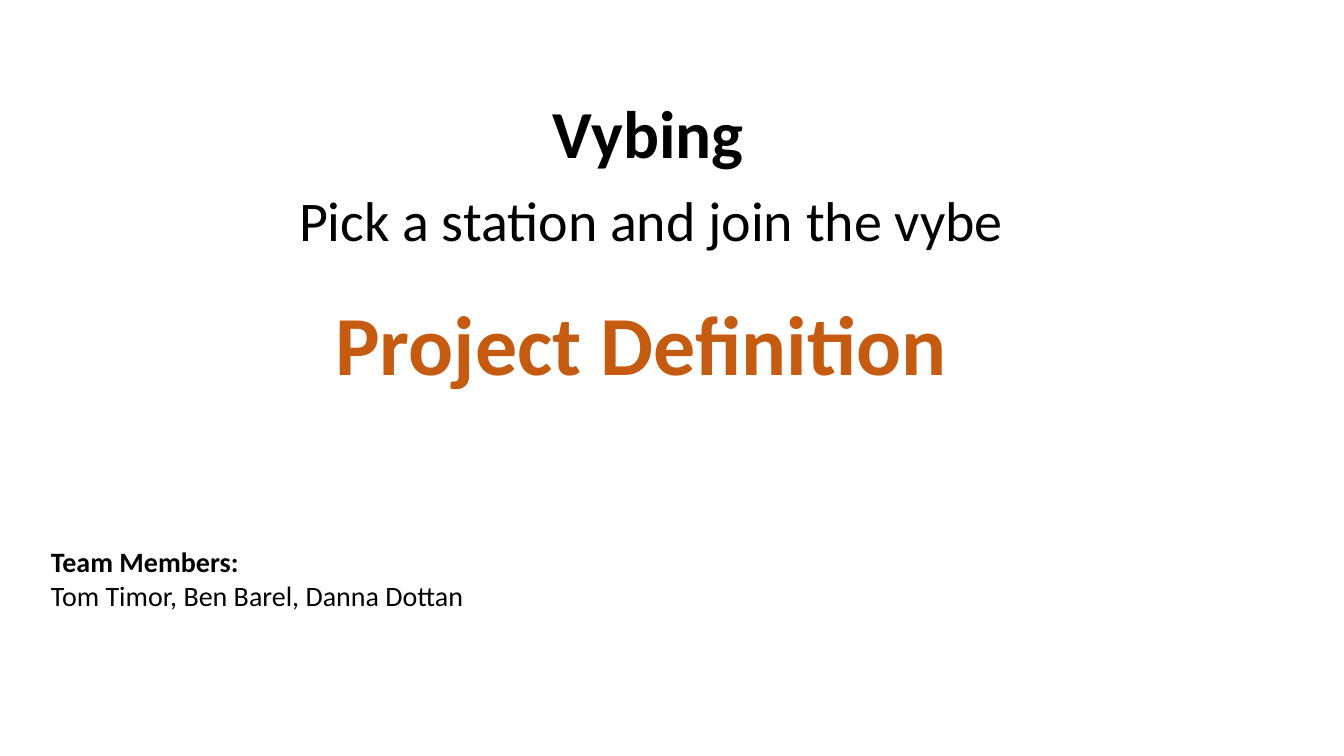
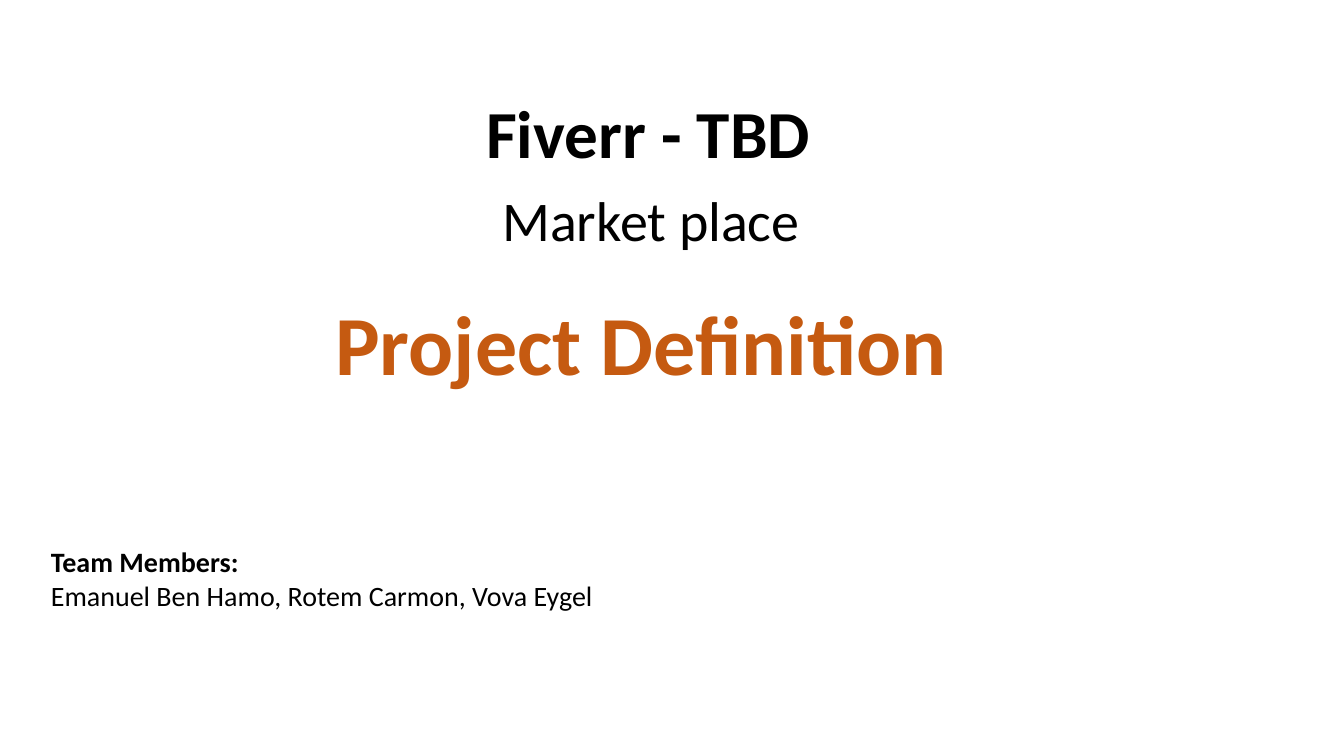
Before and after one commit to EmanuelBenHamo/Fiver-Final-Sprint, a slide deck: slide 1 of Product Definition Document Sample - Vybing - v1.5.pptx. Drawn at 1344x756 pixels with LibreOffice and Linux fonts; fonts in the diff are those of the drawing. Boxes give left, top, right and bottom in pixels: in the first picture for what was removed or moved away, otherwise in the second. Text is boxed around its words. In the diff, an @@ line names an element or a change of style, - is before the commit and + after.

```diff
--- a/Product Definition Document Sample - Vybing - v1.5.pptx
+++ b/Product Definition Document Sample - Vybing - v1.5.pptx
@@ text at (x1=486, y1=111, x2=810, y2=159): text changed @@
-Vybing
+Fiverr - TBD
@@ text at (x1=502, y1=202, x2=799, y2=250): text changed @@
-Pick a station and join the vybe
+Market place
@@ text at (x1=51, y1=586, x2=593, y2=611): text changed @@
-Tom Timor, Ben Barel, Danna Dottan
+Emanuel Ben Hamo, Rotem Carmon, Vova Eygel
```
Also in this commit, not shown: 2 other slides changed.
